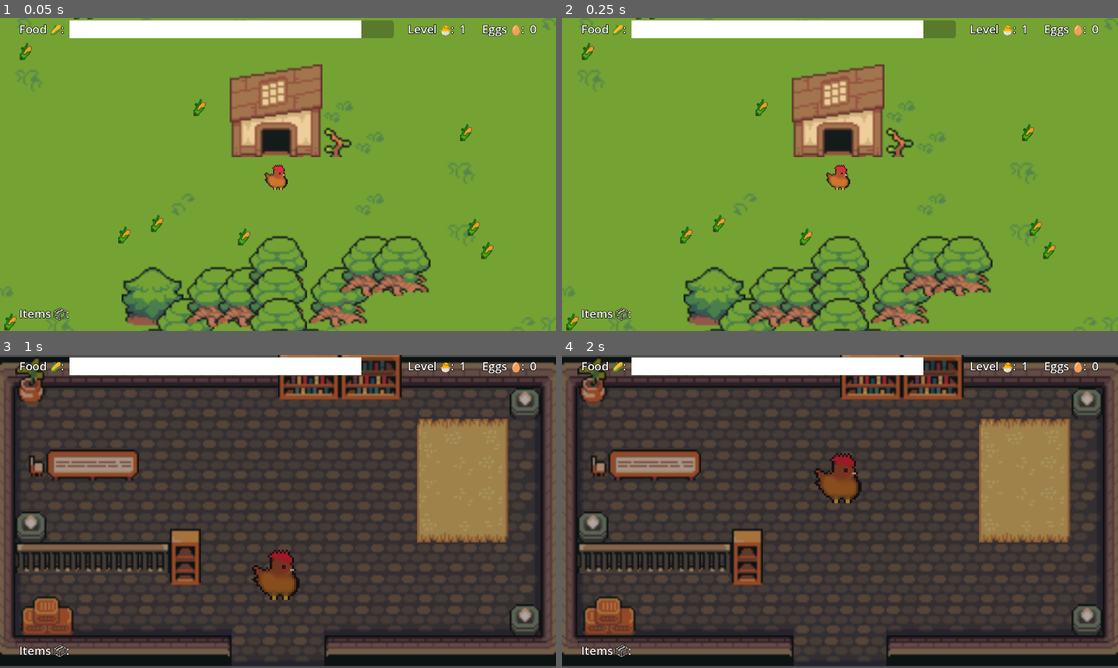
Above: before the commit, frames 1-4 (two rows, left to right).
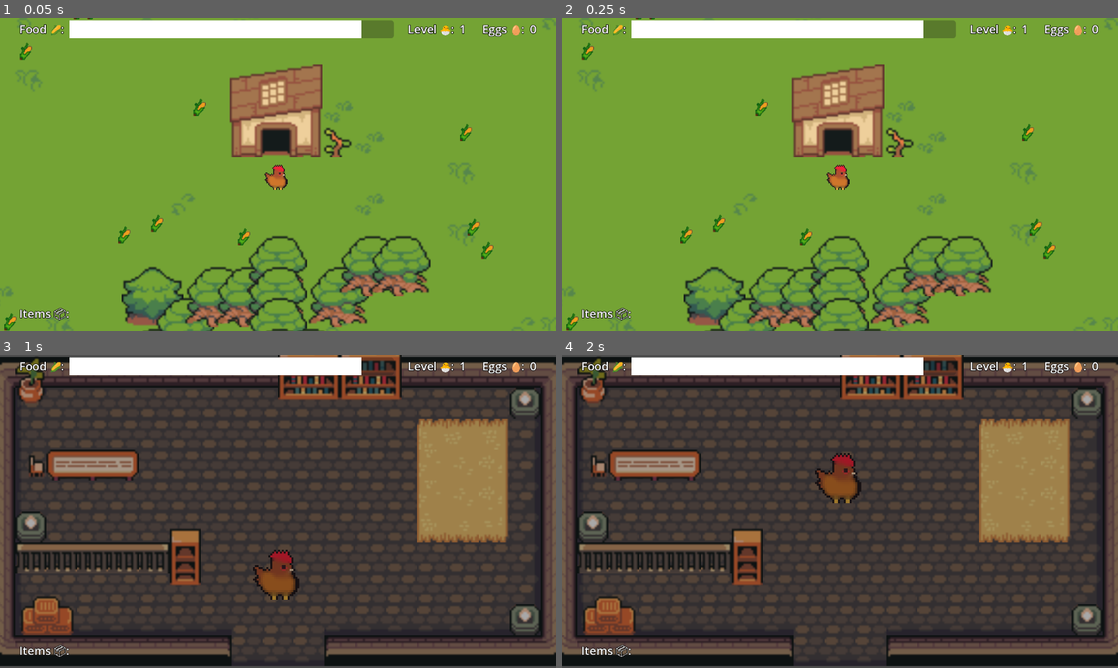
Above: after the commit, the same moments.

Repository: jackfruitgames/chickeeen
Game: Godot game, scene res://scenes/outdoors/outdoors.tscn
The game is run twice, just before and just after one commit, with the same random seed, the same clock (stepped at 60 frames per second) and the same inputs.
Inputs:
- Up to frame 1 (0.05 s): no input
- Up to frame 2 (0.25 s): no input
- Up to frame 3 (1 s): tap Enter at 0.5 s; hold Up (move_up) from 0.53 s (still down); tap E (lay_egg) at 0.6 s
- Up to frame 4 (2 s): keep holding Up (move_up); tap Q (sleep) at 1.35 s

Frame 1 is identical in both runs. In frame 2, less than 0.1% of the frame differs, in the area x 47-52%, y 48-55%; in frame 3, less than 0.1%; in frame 4, less than 0.1%, in the area x 45-54%, y 32-48%.

Commit message:
Change default 🐔 animation

Diff:
--- a/scenes/chicken/chickenAnimation.gd
+++ b/scenes/chicken/chickenAnimation.gd
@@ -2,4 +2,4 @@
 
 
 func _ready():
-	play("chicken_default")
+	play("Idle")
